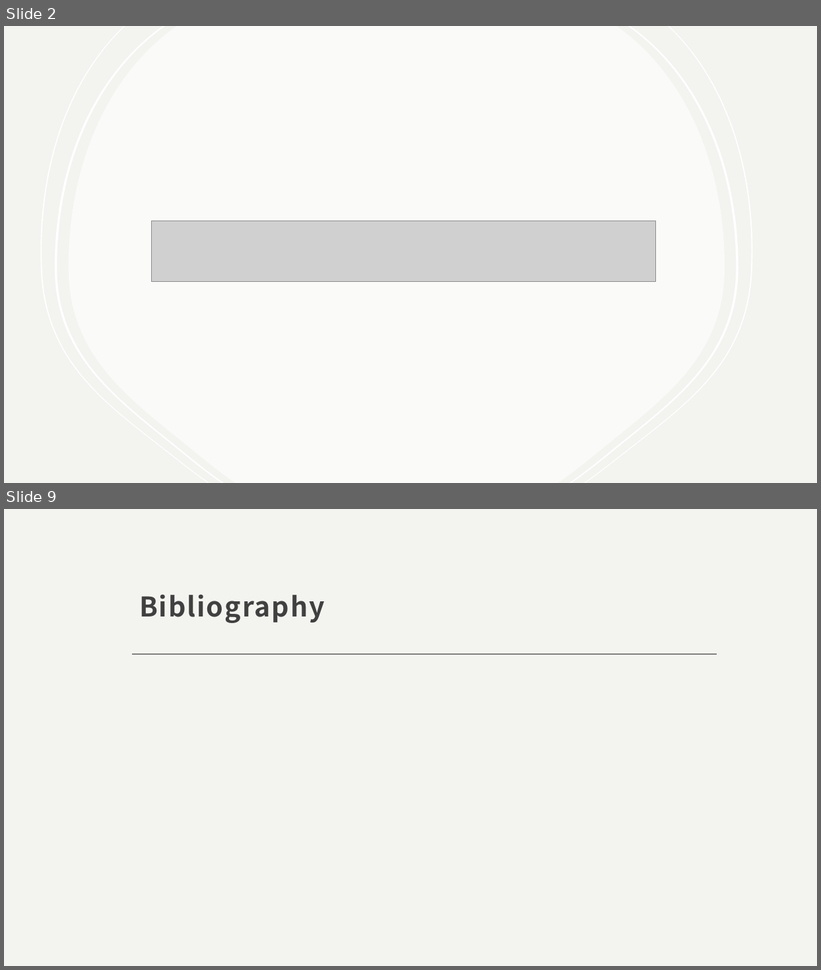
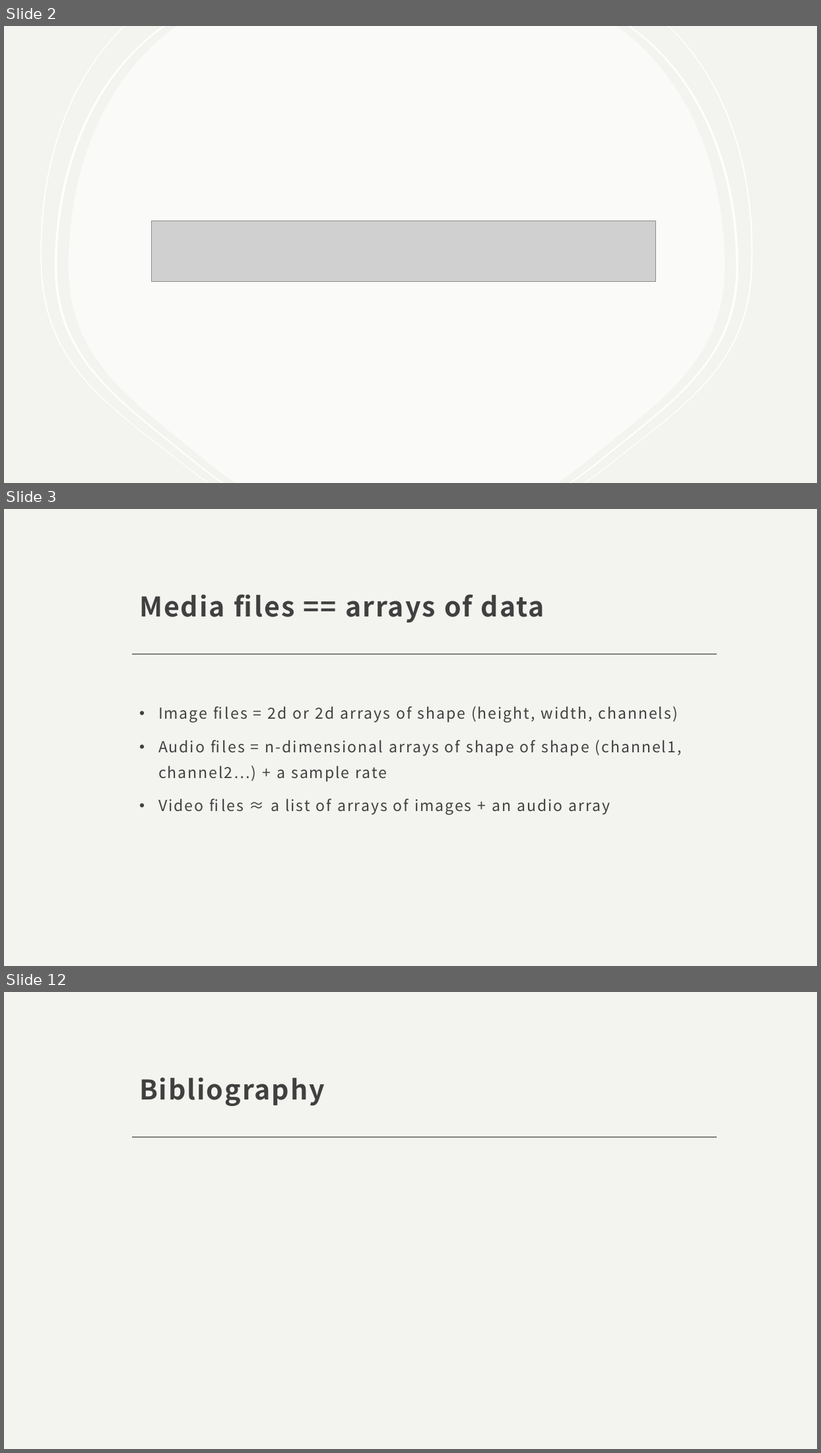
Before and after one commit to phileasdg/Image_and_Audio_Generation_and_Editing_using_Python, a slide deck: Independent study_final_presentation.pptx. Shown one above the other, each under a label of ours: slides 2 and 9 before the commit, slides 2, 3 and 12 after it; the slides between them are not shown. The pictures are 821x970 and 821x1453 pixels, drawn with LibreOffice and Linux fonts; fonts in the diff are those of the drawing; grey boxes stand for pictures. Boxes give left, top, right and bottom in pixels: in the first picture for what was removed or moved away, otherwise in the second. Text is boxed around its words. In the diff, an @@ line names an element or a change of style, - is before the commit and + after.

```diff
--- a/Independent study_final_presentation.pptx
+++ b/Independent study_final_presentation.pptx
@@ slide 3 added at (4,509,817,966), background #F3F3F0; not listed: 1 template element that a slide beside it also shows @@
@@ title added at (139,594,545,623), 32 pt, text #404040, bold @@
+Media files == arrays of data
@@ text added at (158,706,682,815), 18 pt, text #404040 @@
+• Image files = 2d or 2d arrays of shape (height, width, channels)
+• Audio files = n-dimensional arrays of shape of shape (channel1, channel2…) + a sample rate
+• Video files ≈ a list of arrays of images + an audio array
@@ what was slide 9 is now slide 12 @@
```
Also in this commit, not shown: 2 slides changed, 6 other slides added, 4 slides removed, 1 other file.
